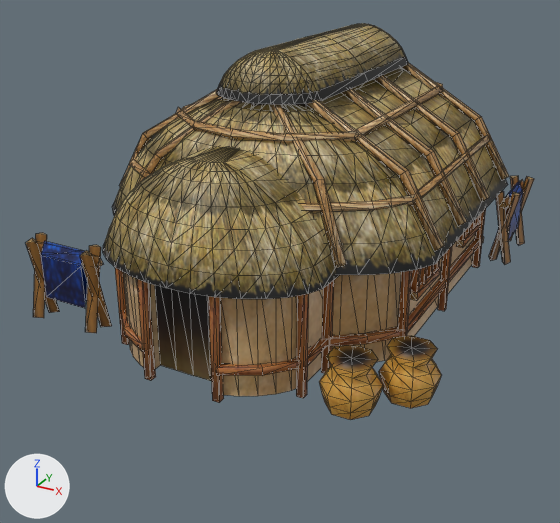
Before and after pictures for a commit that changed the COLLADA model art/meshes/structural/koreans/house_1.dae.
Rendered twice from a 50 mm camera at (9.14, -18.02, 9.56) aimed at (-0.41, -0.65, 0.87). The axes (+X, +Y, +Z) are drawn at lower left. The lights are the same throughout. The older version comes first. Mesh edges are drawn as thin lines. Where no turn or scale is listed for an object, it has been applied to the vertices.

The scene before the commit, as lines of its bpy script (objects in view):
```python
me_esfera_6751 = bpy.data.meshes.new('Esfera.6751')
me_esfera_6751.from_pydata(...)  # 1793 vertices, 2940 faces; spans x -5.82..5.29, y -6.35..6.34, z -0.14..6.84
me_esfera_6751.materials.append(mat_texturas_coreanas_provas)  # picture img_kore_struct_png
ob_house_1 = bpy.data.objects.new('house_1', me_esfera_6751)
ob_house_1.location = (0.0, 0.0, 0.0)
```
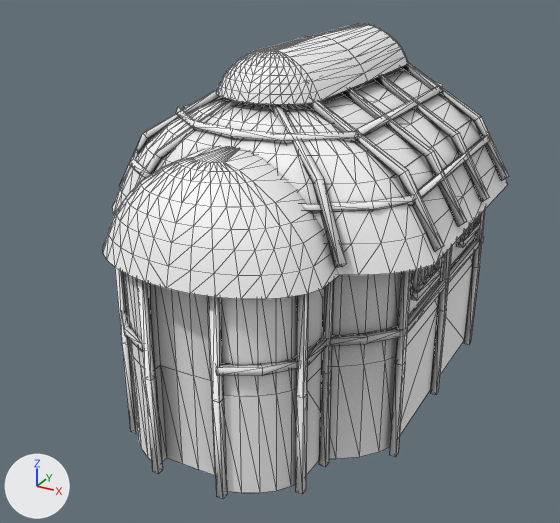
Where the newer file only moved an object's origin or applied its transform, the numbers keep the older frame.

The change, as a diff of the scene's bpy script:
```diff
--- a/art/meshes/structural/koreans/house_1.dae.py
+++ b/art/meshes/structural/koreans/house_1.dae.py
@@ img_untitled_001_png @@
+img_untitled_001_png = load_image('Untitled.001.png', 'Untitled.001.png', 1024, 1024, 'sRGB')
@@ mat_material @@
+mat_material = principled_material('Material')
+mat_material.texture = img_untitled_001_png
@@ me_esfera_6751 @@
 # used by ob_house_1; location = (0.0, 0.0, 0.0)
-me_esfera_6751.from_pydata(...)  # 1793 vertices, 2940 faces; spans x -5.82..5.29, y -6.35..6.34, z -0.14..6.84
+me_esfera_6751.from_pydata(...)  # 1628 vertices, 2742 faces; spans x -4.56..4.61, y -6.35..6.34, z -2.81..6.84
+# me_esfera_6751 part 1: 13 loose pieces with 215 vertices, spanning x -4.98..5.29, y -5.67..6.27, z 0.08..2.4, are deleted
+# me_esfera_6751 part 2
+# 58 vertices are removed from x -5.82..4.98, y 3.59..5.66, z 0.08..2.4
+# 104 faces are deleted
+# 3 vertices move from x -5.36..4.84, y 3.58..5.65, z 0.08..0.24 to x -2.38..3.82, y 0.76..5.48, z -2.81
+# 108 new vertices lie (0.0, 0.0, -2.67) away from vertices in x -3.97..4.0, y -6.05..6.04, z -0.14..-0.02
+# 250 new faces join them
+# me_esfera_6751 part 3: 2492 faces spanning x -4.56..4.61, y -6.35..6.34, z -0.14..6.84 switch from mat_texturas_coreanas_provas (picture img_kore_struct_png) to mat_material (picture img_untitled_001_png)
```

Boxes (x1, y1, x2, y2) around the edits, measured in the pictures (560 x 523 px):
'house_1', reshaped (20% narrower, 20% taller): before (26, 24, 534, 420); after (103, 24, 509, 499)
part 1 of me_esfera_6751, deleted: before (26, 176, 525, 420)
part 2 of me_esfera_6751, built on: before (496, 176, 534, 265); after (122, 265, 479, 499)
part 3 of me_esfera_6751, recoloured (brown to white): (103, 24, 509, 403) in both
